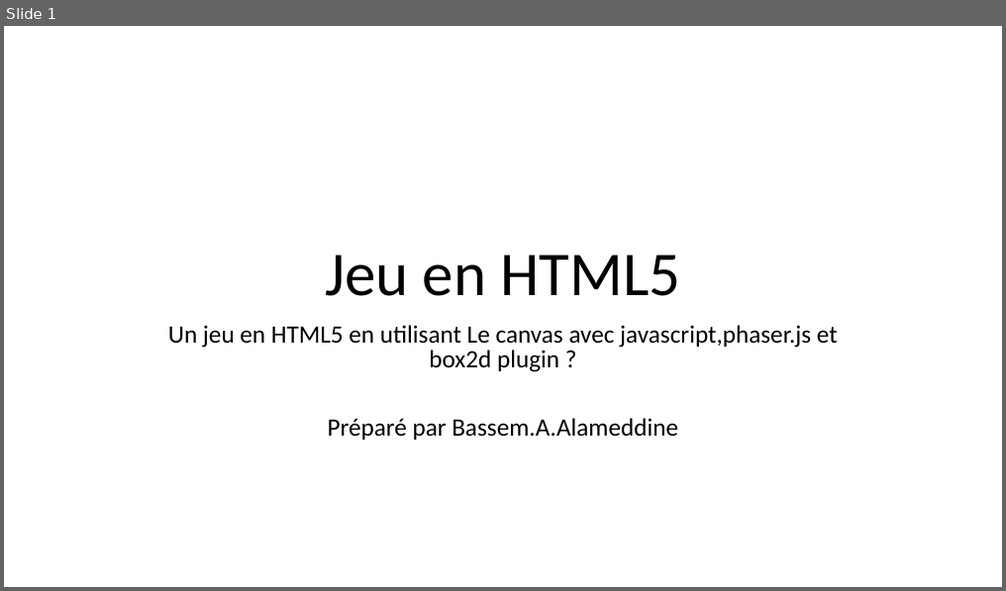
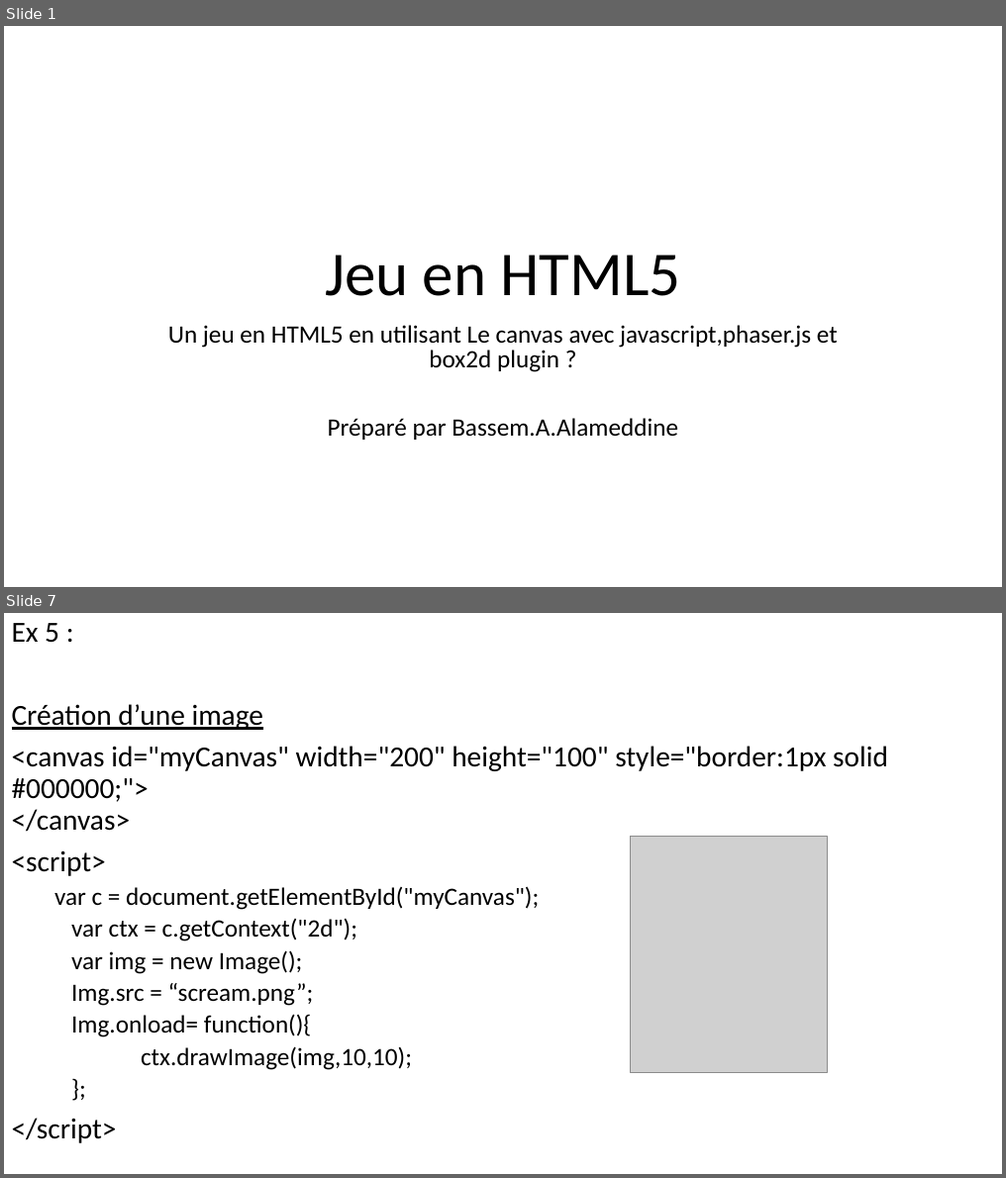
Before and after one commit to balamddine/NewHtml5, a slide deck: CanvasGame/Un jeu en canvas.pptx. Shown one above the other, each under a label of ours: slide 1 before the commit, slides 1 and 7 after it; the slides between them are not shown. The pictures are 1006x591 and 1006x1178 pixels, drawn with LibreOffice and Linux fonts; fonts in the diff are those of the drawing; grey boxes stand for pictures. Boxes give left, top, right and bottom in pixels: in the first picture for what was removed or moved away, otherwise in the second. Text is boxed around its words. In the diff, an @@ line names an element or a change of style, - is before the commit and + after.

```diff
--- a/CanvasGame/Un jeu en canvas.pptx
+++ b/CanvasGame/Un jeu en canvas.pptx
@@ slide 7 added at (x1=4, y1=613, x2=1002, y2=1174), background #FFFFFF @@
@@ text added at (x1=12, y1=623, x2=888, y2=1144), 24 pt, text #000000 @@
+Ex 5 :
+Création d’une image
+<canvas id="myCanvas" width="200" height="100" style="border:1px solid #000000;">
+</canvas>
+<script>
+  var c = document.getElementById("myCanvas");
+  var ctx = c.getContext("2d");
+  var img = new Image();
+  Img.src = “scream.png”;
+  Img.onload= function(){
+  ctx.drawImage(img,10,10);
+  };
+</script>
@@ picture added at (x1=631, y1=836, x2=828, y2=1072) @@
```
Also in this commit, not shown: 7 other slides added, 6 other files.
